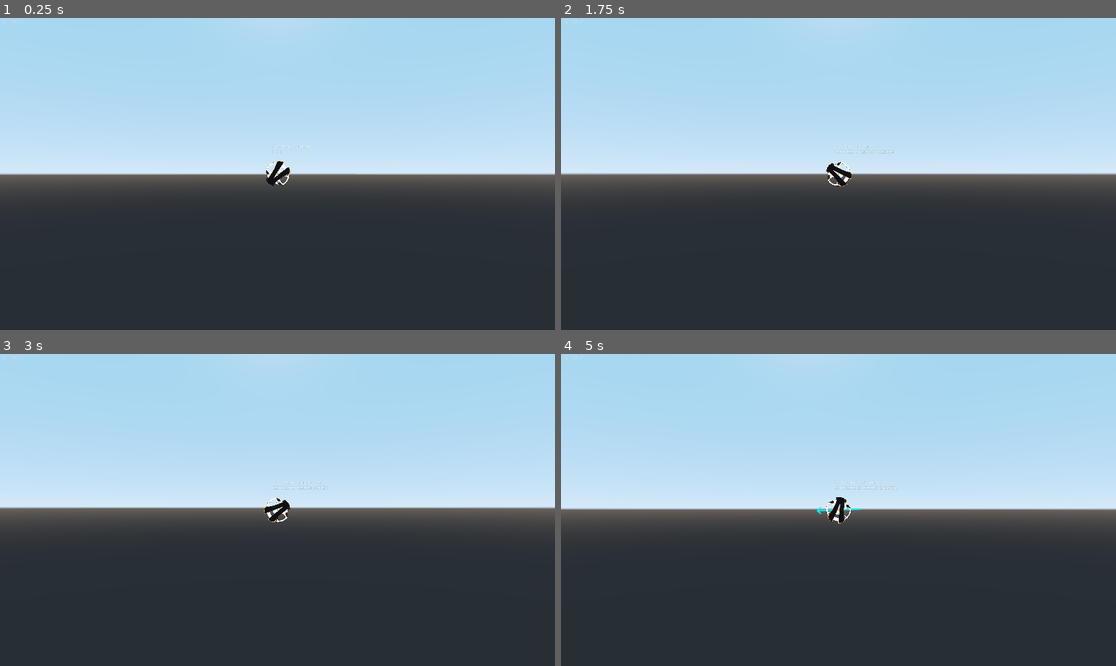
Above: before the commit, frames 1-4 (two rows, left to right).
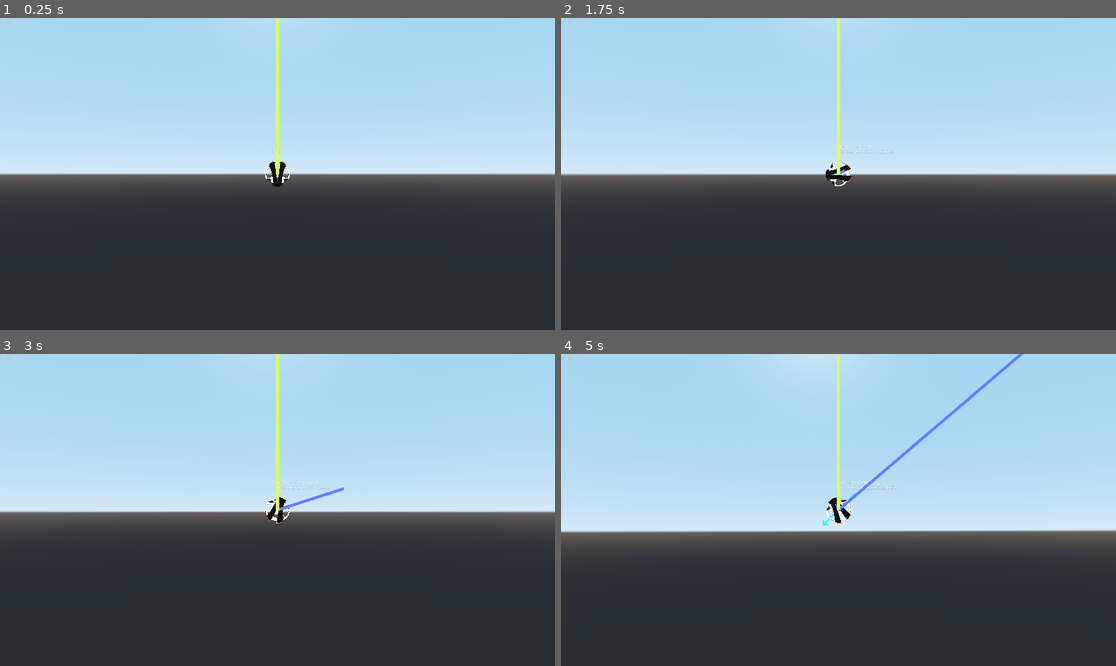
Above: after the commit, the same moments.

Repository: Muxed0/project_tomorrow
Game: Godot game, scene res://world/battle/battle_stage.tscn
Same seed, same stepped clock (60 frames per second), same inputs: the game is played once before the commit and once after it. This scene is started directly instead of the project's main scene.
Inputs:
- Up to frame 1 (0.25 s): no input
- Up to frame 2 (1.75 s): hold D (move_right) 0.53-1.28 s; hold C 0.53-1.28 s; tap Enter at 1.25 s; hold S (move_down) from 1.28 s (still down); tap C at 1.35 s
- Up to frame 3 (3 s): release S (move_down) at 2.03 s; hold D (move_right) 2.03-2.78 s; hold C 2.03-2.78 s; tap Space at 2.75 s; hold W (move_up) from 2.78 s (still down); tap C at 2.85 s
- Up to frame 4 (5 s): release W (move_up) at 3.53 s; hold C 3.53-4.28 s; hold A (move_left) from 3.53 s (still down); tap C at 4.35 s

The runs differ from the first frame. In frame 1, 0.5% of the frame differs, in the area x 47-56%, y 0-55%; in frame 2, 1.0%; in frame 3, 2.4%; in frame 4, 12%, in the area x 0-100%, y 0-62%.
Error before the commit: Invalid set index 'texture' (on base: 'Sprite') with value of type 'int'. (res://entities/player/ships/player_ship.gd:29)
Error after the commit: Invalid call. Nonexistent function 'instance' in base 'int'. (res://world/battle/battle_stage.gd:42)

Commit message:
Fixed permanent entity rendering for real

Diff:
--- a/game/entities/player/ships/player_ship.gd
+++ b/game/entities/player/ships/player_ship.gd
@@ -14,10 +14,7 @@
 var total_thrust = 0
 var spin = 0
 
-func _ready():
-	rotation = 15*PI/64
-	linear_velocity = Vector2(1,-1)
-
+func _enter_tree():
 	player_data = get_node("/root/PlayerData")
 
 	match player_data.ship_type:
@@ -27,6 +24,9 @@
 			ship_texture = load("res://entities/player/ships/ship02.png")
 
 	$ship_sprite.texture = ship_texture
+
+func _ready():
+	pass
 
 func _integrate_forces(state):
 	if reset.x:
--- a/game/world/battle/3d_cam.gd
+++ b/game/world/battle/3d_cam.gd
@@ -16,10 +16,16 @@
 var velocity_basis = Basis(Vector3(1,0,0),Vector3(0,1,0),Vector3(0,0,1))
 
 var player_data = 0
+var world_data = 0
+
+func _enter_tree():
+	player_data = get_node("/root/PlayerData")
+	world_data = get_node("/root/WorldData")
 
 func _ready():
-	player_data = get_node("/root/PlayerData")
-	radius = translation.z
+	radius = world_data.spatial_cam_radius
+	translation.z = radius
+	print(world_data.spatial_cam_radius)
 
 func _process(delta):
 	#Y is the rotation axis,  Z is the velocity vector in 3D, mapped on the sphere
@@ -34,14 +40,15 @@
 	translation.z = radius * cos(rotation.x) * cos(rotation.y)
 
 	#Solving for intersection with front half of the equatior and positioning red orb
-	a = velocity_basis.y.x
-	b = velocity_basis.y.z
-	z_quad.x = a*a + b*b
-	z_quad.y = radius*radius * a*a
-	z = sqrt(4 * z_quad.x * z_quad.y)/(2 * z_quad.x)
-	midsection_pos.x = -(z * b)/a
-	midsection_pos.z = z
-	$"../debug_indicator".translation = midsection_pos
+	if velocity_basis.y.x !=0 or velocity_basis.y.z != 0:
+		a = velocity_basis.y.x
+		b = velocity_basis.y.z
+		z_quad.x = a*a + b*b
+		z_quad.y = radius*radius * a*a
+		z = sqrt(4 * z_quad.x * z_quad.y)/(2 * z_quad.x)
+		midsection_pos.x = -(z * b)/a
+		midsection_pos.z = z
+		$"../debug_indicator".translation = midsection_pos
 
 	if translation.y * previous_pos.y < 0 and (translation-midsection_pos).length() < 1:
 		if previous_pos.y < 0:
--- a/game/world/battle/battle_stage.gd
+++ b/game/world/battle/battle_stage.gd
@@ -10,6 +10,7 @@
 var total_delta = 0
 var frame_count = 0
 
+var inverse_cam_transform = 0
 var ship_to_entity = Vector3(0,0,0)
 var ship_to_entity_2d = Vector2(0,0)
 var ship_to_entity_2d_pix_length = 0
@@ -19,6 +20,8 @@
 var perm_area_array = []
 var perm_entity_array = []
 
+var debug_y_axis
+
 func _input(event):
 	if Input.is_key_pressed(KEY_C):
 		if $player_cam.is_current():
@@ -26,7 +29,7 @@
 		elif $debug_2D.is_current():
 			$player_cam.current = true
 
-func _ready():
+func _enter_tree():
 	player_data = get_node("/root/PlayerData")
 	world_data = get_node("/root/WorldData")
 	spatial_cam = get_node("3D_viewport/spatial_map/3D_cam")
@@ -38,9 +41,13 @@
 			stage = load("res://world/places/3D_place_2.tscn")
 	stage_instance = stage.instance()
 	$"3D_viewport/spatial_map".add_child(stage_instance)
+	world_data.spatial_cam_radius = stage_instance.radius
 
+func _ready():
 	stage_instance.connect("in_sight", self, "_on_battle_stage_in_sight")
 	stage_instance.connect("out_sight", self, "_on_battle_stage_out_sight")
+
+	$debug_y_vector.set_point_position(0, $player_ship.position)
 
 func _process(delta):
 	#Smoothing out the delta value for use in positioning permanent entities and returning follower entities.
@@ -55,12 +62,17 @@
 	#Cycles through the array of 2D permanent entities to be rendered and places
 	#them according to the ship's position to coincide with spatial meshes
 	for i in perm_entity_array.size():
-		ship_to_entity = spatial_cam.transform.basis * (spatial_cam.translation - perm_area_array[i].translation)
-		ship_to_entity_2d = Vector2(ship_to_entity.x,ship_to_entity.y)
+		inverse_cam_transform = spatial_cam.transform.inverse()
+		ship_to_entity = inverse_cam_transform.basis * (perm_area_array[i].translation - spatial_cam.translation)
+		ship_to_entity_2d = Vector2(ship_to_entity.x, -ship_to_entity.y)
 		ship_to_entity_2d_pix_length = ship_to_entity_2d.length()* avg_delta * spatial_cam.SPEED_SCALE
 		ship_to_entity_2d_dir = ship_to_entity_2d.normalized()
-		perm_entity_array[i].position = $player_ship.position + Vector2(ship_to_entity_2d_dir.y * ship_to_entity_2d_pix_length, -ship_to_entity_2d_dir.x * ship_to_entity_2d_pix_length)
+		perm_entity_array[i].position = $player_ship.position + Vector2(ship_to_entity_2d_dir.x * ship_to_entity_2d_pix_length, ship_to_entity_2d_dir.y * ship_to_entity_2d_pix_length)
 		$debug_vector.set_point_position(1,perm_entity_array[0].position)
+
+	$debug_y_vector.set_point_position(0, $player_ship.position)
+	debug_y_axis = spatial_cam.transform.basis * Vector3(0,1000,0)
+	$debug_y_vector.set_point_position(1, Vector2(debug_y_axis.x,-debug_y_axis.y)+$player_ship.position)
 
 func _on_battle_stage_in_sight(type, area3D, entity2D):
 	if type == 1:
@@ -71,5 +83,6 @@
 func _on_battle_stage_out_sight(type, area3D):
 	if type == 1:
 		var remove_index = perm_area_array.find(area3D)
+		perm_entity_array[remove_index].queue_free()
 		perm_entity_array.remove(remove_index)
 		perm_area_array.remove(remove_index)
--- a/game/world/battle/battle_stage.tscn
+++ b/game/world/battle/battle_stage.tscn
@@ -18,7 +18,7 @@
 height = 0.5
 
 [sub_resource type="BoxShape" id=2]
-extents = Vector3( 1, 0, 1 )
+extents = Vector3( 2, 1, 0 )
 
 [sub_resource type="SpatialMaterial" id=3]
 albedo_color = Color( 1, 0, 0, 1 )
@@ -74,7 +74,6 @@
 [node name="render_box" type="Area" parent="3D_viewport/spatial_map/3D_cam"]
 
 [node name="render_box_shape" type="CollisionShape" parent="3D_viewport/spatial_map/3D_cam/render_box"]
-transform = Transform( 1, 0, 0, 0, -4.37114e-08, -1, 0, 1, -4.37114e-08, 0, 0, 0 )
 shape = SubResource( 2 )
 
 [node name="debug_indicator" type="MeshInstance" parent="3D_viewport/spatial_map"]
@@ -92,7 +91,7 @@
 material/0 = null
 
 [node name="debug_cam" type="Camera" parent="3D_viewport/spatial_map"]
-transform = Transform( 0.780198, 0.0890214, 0.619165, 0.0251857, 0.984549, -0.173291, -0.625025, 0.150795, 0.765901, 9.19096, 1.48631, 7.44786 )
+transform = Transform( 0.0227503, -0.628226, 0.777698, 0.0642671, 0.77721, 0.625951, -0.997673, 0.0357399, 0.058056, 7.95644, 7.63939, 0.228457 )
 
 [node name="debug_plane" type="MeshInstance" parent="3D_viewport/spatial_map"]
 visible = false
@@ -176,6 +175,9 @@
 zoom = Vector2( 100, 100 )
 
 [node name="debug_vector" type="Line2D" parent="."]
-visible = false
 points = PoolVector2Array( 0, 0, 0, 0 )
 script = ExtResource( 8 )
+
+[node name="debug_y_vector" type="Line2D" parent="."]
+points = PoolVector2Array( 0, 0, 0, 0 )
+default_color = Color( 0.839216, 1, 0.4, 1 )
--- a/game/world/places/3D_place_1.gd
+++ b/game/world/places/3D_place_1.gd
@@ -1,4 +1,6 @@
 extends Spatial
+
+var radius = 7
 
 var moon_area = 0
 var moon_entity2D = preload("res://entities/trash/Moon01.tscn")
@@ -15,6 +17,13 @@
 	print(moon_area)
 	emit_signal("in_sight", 1, moon_area, moon_entity2D)
 
-
 func _on_moon_area_area_exited(area):
 	emit_signal("out_sight", 1, moon_area)
+
+
+func _on_follower_area_entered(area):
+	emit_signal("in_sight", 2, 0, 0)
+
+
+func _on_follower_area_exited(area):
+	emit_signal("out_sight", 2, 0)
--- a/game/world/places/3D_place_1.tscn
+++ b/game/world/places/3D_place_1.tscn
@@ -27,15 +27,15 @@
 ambient_light_color = Color( 1, 1, 1, 1 )
 ambient_light_sky_contribution = 0.99
 
-[sub_resource type="SphereMesh" id=5]
+[sub_resource type="RayShape" id=5]
+length = 10.0
+
+[sub_resource type="SphereMesh" id=6]
 radius = 0.25
 height = 0.5
 
-[sub_resource type="RayShape" id=6]
+[sub_resource type="RayShape" id=7]
 length = 3.20497
-
-[sub_resource type="RayShape" id=7]
-length = 9.94325
 
 [node name="3D_place_1" type="Spatial"]
 script = ExtResource( 4 )
@@ -51,26 +51,39 @@
 transform = Transform( 0.864713, 0.235683, -0.443536, 0, 0.88307, 0.46924, 0.502266, -0.405758, 0.763603, 0, 0, 9.5475 )
 shadow_enabled = true
 
-[node name="moon_area" type="Area" parent="."]
-transform = Transform( 1, 0, 0, 0, 1, 0, 0, 0, 1, 4.95, 4.95, 0 )
-
-[node name="moon_body" type="MeshInstance" parent="moon_area"]
-transform = Transform( 1, 0, 0, 0, 1, 0, 0, 0, 1, -0.15, -0.15, 0 )
-mesh = SubResource( 5 )
-material/0 = null
-
-[node name="moon_shape" type="CollisionShape" parent="moon_area"]
-transform = Transform( -4.37114e-08, -0.707107, 0.707107, 0, 0.707107, 0.707107, -1, 3.09086e-08, -3.09086e-08, -1, -1, 0 )
-shape = SubResource( 6 )
-
 [node name="starting_cam" type="Camera" parent="."]
 transform = Transform( 1, 0, 0, 0, 1, 0, 0, 0, 1, 0, 0, 7 )
 
-[node name="ennemy1" type="Area" parent="."]
+[node name="ennemy" type="Spatial" parent="."]
+transform = Transform( 0.94335, 0.180618, -0.27833, 0, 0.838851, 0.544361, 0.331799, -0.513523, 0.79133, 0, 0, 0 )
 
-[node name="CollisionShape" type="CollisionShape" parent="ennemy1"]
-transform = Transform( 1, 0, 0, 0, 0.971201, 0.238262, 0, -0.238262, 0.971201, 0, 0, 0 )
+[node name="Area" type="Area" parent="ennemy" groups=[
+"follower",
+]]
+transform = Transform( 1, 0, 0, 0, 1, 0, 0, 0, 1, 0, 0, 7 )
+
+[node name="CollisionShape" type="CollisionShape" parent="ennemy/Area"]
+transform = Transform( 1, 0, 0, 0, 1, 0, 0, 0, 1, 0, 0, -7 )
+shape = SubResource( 5 )
+
+[node name="moon" type="Spatial" parent="."]
+transform = Transform( -0.0106586, -0.455483, 0.890181, -0.00545334, 0.890245, 0.45545, -0.999928, 0, -0.0119727, 0, 0, 0 )
+
+[node name="Area" type="Area" parent="moon" groups=[
+"permanent",
+]]
+transform = Transform( 1, 0, 0, 0, 1, 0, 0, 0, 1, 0, 0, 7 )
+
+[node name="moon_body" type="MeshInstance" parent="moon/Area"]
+transform = Transform( 1, 0, 0, 0, 1, 0, 0, 0, 1, 0, 0, -0.15 )
+mesh = SubResource( 6 )
+material/0 = null
+
+[node name="moon_shape" type="CollisionShape" parent="moon/Area"]
+transform = Transform( 1, 0, 0, 0, 1, 0, 0, 0, 1, 0, 0, -7 )
 shape = SubResource( 7 )
 
-[connection signal="area_entered" from="moon_area" to="." method="_on_moon_area_area_entered"]
-[connection signal="area_exited" from="moon_area" to="." method="_on_moon_area_area_exited"]
+[connection signal="area_entered" from="ennemy/Area" to="." method="_on_ennemy1_area_entered"]
+[connection signal="area_exited" from="ennemy/Area" to="." method="_on_ennemy1_area_exited"]
+[connection signal="area_entered" from="moon/Area" to="." method="_on_moon_area_area_entered"]
+[connection signal="area_exited" from="moon/Area" to="." method="_on_moon_area_area_exited"]
--- a/game/world/world_data.gd
+++ b/game/world/world_data.gd
@@ -1,3 +1,5 @@
 extends Node
 
 var current_stage = 0
+
+var spatial_cam_radius = 0
Not shown, changed: game/testing/arrow-Body.mtl
Not shown, changed: art/BoomBoxFree.otf
Not shown, changed: art/IMAG0001.JPG
Not shown, changed: art/IMAG0001.kra
Not shown, changed: art/arrow.png
Not shown, changed: art/background01.kra
Not shown, changed: art/background01.png
Not shown, changed: art/background1.kra
Not shown, changed: art/background1.kra~
Not shown, changed: art/icon01.kra
Not shown, changed: art/icon01.png
Not shown, changed: art/moon01.kra
(and 19 more such lines)
